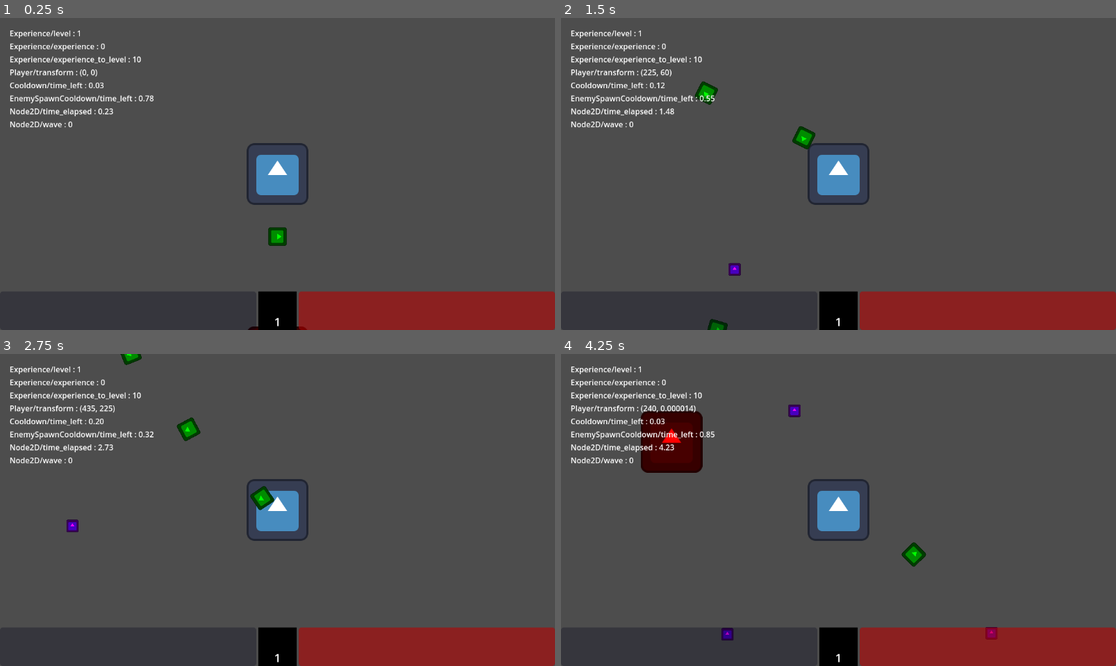
Above: before the commit, frames 1-4 (two rows, left to right).
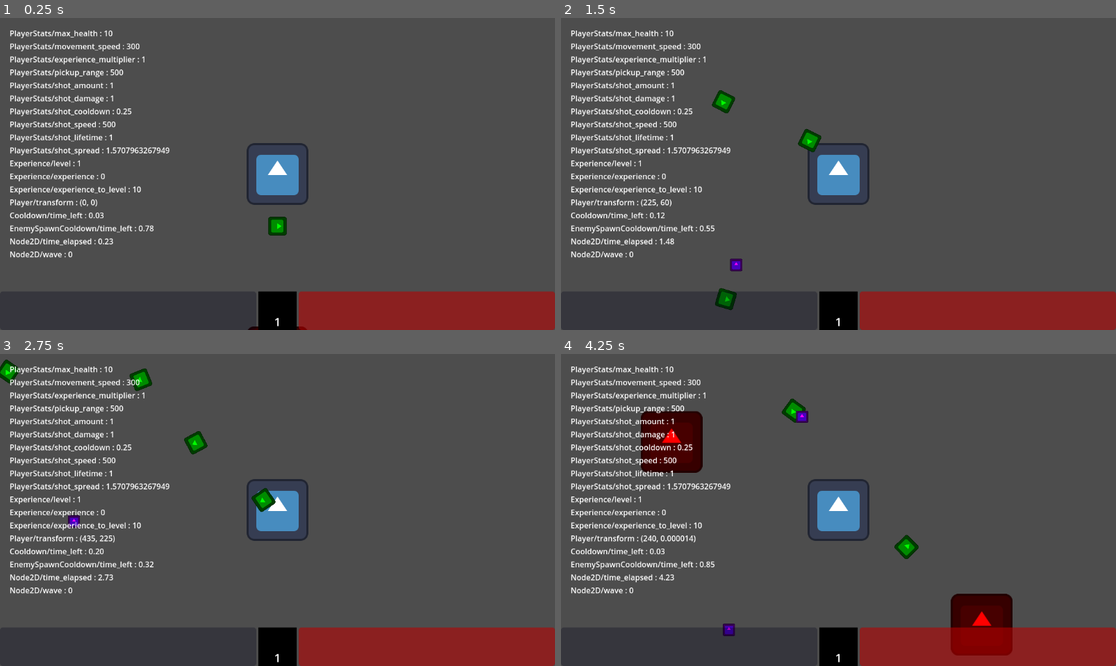
Above: after the commit, the same moments.

Repository: KatalystSoftware/FGJ24
Game: Godot game, scene res://main.tscn
The game is run twice, just before and just after one commit, with the same random seed, the same clock (stepped at 60 frames per second) and the same inputs. The engine's default icon, where the game draws it, is replaced by a stand-in: a white triangle on a blue panel in a dark square.
Inputs:
- Up to frame 1 (0.25 s): no input
- Up to frame 2 (1.5 s): hold D (move_right) 0.53-1.28 s; hold S (move_down) from 1.28 s (still down)
- Up to frame 3 (2.75 s): release S (move_down) at 2.03 s; hold D (move_right) from 2.03 s (still down)
- Up to frame 4 (4.25 s): release D (move_right) at 2.78 s; hold W (move_up) 2.78-3.53 s; hold A (move_left) from 3.53 s (still down)

The runs differ from the first frame. In frame 1, 4.1% of the frame differs, in the area x 1-52%, y 4-77%; in frame 2, 4.8%; in frame 3, 4.8%; in frame 4, 6.7%, in the area x 1-82%, y 4-97%.

Commit message:
add upgrade system on level

Diff:
--- a/player/nodes/experience.gd
+++ b/player/nodes/experience.gd
@@ -4,8 +4,9 @@
 signal level_up  ## Signal emitted when leveling up
 
 @export var level = 1
-@export var experience = 0
-@export var experience_to_level = 10
+@export var experience = 0.0
+@export var experience_to_level = 10.0
+@export var experience_scale_ratio = 1.1
 
 
 func _ready():
@@ -15,8 +16,9 @@
 
 
 func collect_experience():
-	experience += 1
+	experience += 1 * PlayerStats.experience_multiplier
 	if experience == experience_to_level:
 		level += 1
 		experience = 0
+		experience_to_level *= experience_scale_ratio
 		level_up.emit()
--- a/player/nodes/player.gd
+++ b/player/nodes/player.gd
@@ -2,8 +2,6 @@
 extends CharacterBody2D
 
 @export var ShotScene = preload("res://player/scenes/player_shot.tscn")
-@export var shot_speed = 600.0
-@export var movement_speed = 300.0
 
 
 func _ready():
@@ -16,7 +14,7 @@
 func _physics_process(_delta):
 	var movement_direction = Input.get_vector("move_left", "move_right", "move_up", "move_down")
 
-	velocity = movement_direction.normalized() * movement_speed
+	velocity = movement_direction.normalized() * PlayerStats.movement_speed
 
 	move_and_slide()
 
@@ -29,13 +27,20 @@
 	if not closest_enemy:
 		return
 
-	var direction = closest_enemy.global_position - position
-	var shot: Shot = ShotScene.instantiate()
-	get_tree().get_root().add_child(shot)
-	shot.shot_speed = shot_speed
-	shot.position = position
-	shot.rotation = direction.angle()
-	$Cooldown.start()
+	var spread = PlayerStats.shot_spread
+	var amount = PlayerStats.shot_amount
+	for n in range(amount):
+		var rotation_offset = spread * n / amount - spread / 2.0 + spread / (2.0 * amount)
+		var direction = position.direction_to(closest_enemy.global_position)
+		var shot: PlayerShot = ShotScene.instantiate()
+		shot.shot_damage = PlayerStats.shot_damage
+		shot.shot_speed = PlayerStats.shot_speed
+		get_tree().get_root().add_child(shot)
+		shot.position = position
+		shot.rotation = direction.angle() + rotation_offset
+		$Cooldown.wait_time = PlayerStats.shot_cooldown
+		shot.get_node("Lifetime").wait_time = PlayerStats.shot_lifetime
+		$Cooldown.start()
 
 
 func get_closest_enemy() -> CharacterBody2D:
@@ -55,3 +60,7 @@
 
 func _on_health_died():
 	queue_free()
+
+
+func _on_experience_level_up():
+	$LevelUpUI.show_options()
--- a/player/nodes/player_shot.gd
+++ b/player/nodes/player_shot.gd
@@ -5,6 +5,6 @@
 func _on_area_entered(area: Area2D):
 	if area is Hitbox:
 		var hitbox: Hitbox = area
-		hitbox.damage()
+		hitbox.damage(PlayerStats.shot_damage)
 
 	queue_free()
--- /dev/null
+++ b/player/nodes/player_stats.gd
@@ -0,0 +1,37 @@
+extends Node
+
+const BASE_MAX_HEALTH = 10
+const BASE_MOVEMENT_SPEED = 300
+const BASE_EXPERIENCE_MULTIPLIER = 1.0
+const BASE_PICKUP_RANGE = 500.0
+const BASE_SHOT_AMOUNT = 1
+const BASE_SHOT_DAMAGE = 1
+const BASE_SHOT_COOLDOWN = 0.25
+const BASE_SHOT_SPEED = 500
+const BASE_SHOT_LIFETIME = 1
+const BASE_SHOT_SPREAD = PI / 2.0
+
+var max_health = BASE_MAX_HEALTH
+var movement_speed = BASE_MOVEMENT_SPEED
+var experience_multiplier = BASE_EXPERIENCE_MULTIPLIER
+var pickup_range = BASE_PICKUP_RANGE
+
+var shot_amount = BASE_SHOT_AMOUNT
+var shot_damage = BASE_SHOT_DAMAGE
+var shot_cooldown = BASE_SHOT_COOLDOWN
+var shot_speed = BASE_SHOT_SPEED
+var shot_lifetime = BASE_SHOT_LIFETIME
+var shot_spread = BASE_SHOT_SPREAD
+
+
+func _init():
+	DebugUI.get_node("Stats").add_property(self, "max_health")
+	DebugUI.get_node("Stats").add_property(self, "movement_speed")
+	DebugUI.get_node("Stats").add_property(self, "experience_multiplier")
+	DebugUI.get_node("Stats").add_property(self, "pickup_range")
+	DebugUI.get_node("Stats").add_property(self, "shot_amount")
+	DebugUI.get_node("Stats").add_property(self, "shot_damage")
+	DebugUI.get_node("Stats").add_property(self, "shot_cooldown")
+	DebugUI.get_node("Stats").add_property(self, "shot_speed")
+	DebugUI.get_node("Stats").add_property(self, "shot_lifetime")
+	DebugUI.get_node("Stats").add_property(self, "shot_spread")
--- a/player/scenes/player.tscn
+++ b/player/scenes/player.tscn
@@ -1,13 +1,17 @@
-[gd_scene load_steps=7 format=3 uid="uid://djhanqyimpptk"]
+[gd_scene load_steps=9 format=3 uid="uid://djhanqyimpptk"]
 
 [ext_resource type="Script" path="res://player/nodes/player.gd" id="1_swtdm"]
 [ext_resource type="Texture2D" uid="uid://y6v62gdaff27" path="res://assets/icon.svg" id="2_8nyt6"]
 [ext_resource type="Script" path="res://player/nodes/player_hitbox.gd" id="3_8vyqf"]
 [ext_resource type="Script" path="res://shared/nodes/health.gd" id="4_o8ns1"]
 [ext_resource type="Script" path="res://player/nodes/experience.gd" id="5_wkw1t"]
+[ext_resource type="Script" path="res://ui/upgrade_options.gd" id="6_3od36"]
 
 [sub_resource type="RectangleShape2D" id="RectangleShape2D_fje8h"]
 size = Vector2(129, 128)
+
+[sub_resource type="LabelSettings" id="LabelSettings_6cpcb"]
+font_size = 32
 
 [node name="Player" type="CharacterBody2D"]
 collision_mask = 120
@@ -40,4 +44,34 @@
 [node name="Experience" type="Node" parent="."]
 script = ExtResource("5_wkw1t")
 
+[node name="LevelUpUI" type="CanvasLayer" parent="."]
+process_mode = 2
+visible = false
+script = ExtResource("6_3od36")
+
+[node name="VBoxContainer" type="VBoxContainer" parent="LevelUpUI"]
+anchors_preset = 8
+anchor_left = 0.5
+anchor_top = 0.5
+anchor_right = 0.5
+anchor_bottom = 0.5
+offset_left = -70.0
+offset_top = -24.5
+offset_right = 70.0
+offset_bottom = 24.5
+grow_horizontal = 2
+grow_vertical = 2
+theme_override_constants/separation = 32
+
+[node name="Label" type="Label" parent="LevelUpUI/VBoxContainer"]
+layout_mode = 2
+text = "Level Up!"
+label_settings = SubResource("LabelSettings_6cpcb")
+horizontal_alignment = 1
+
+[node name="HBoxContainer" type="HBoxContainer" parent="LevelUpUI/VBoxContainer"]
+layout_mode = 2
+theme_override_constants/separation = 48
+
 [connection signal="died" from="Health" to="." method="_on_health_died"]
+[connection signal="level_up" from="Experience" to="." method="_on_experience_level_up"]
--- a/project.godot
+++ b/project.godot
@@ -18,6 +18,7 @@
 [autoload]
 
 DebugUI="*res://ui/debug_ui.tscn"
+PlayerStats="*res://player/nodes/player_stats.gd"
 
 [input]
 
--- a/shared/nodes/health.gd
+++ b/shared/nodes/health.gd
@@ -7,7 +7,7 @@
 
 
 ## Called when Hitbox takes damage
-func take_damage():
-	count -= 1
+func take_damage(amount: int = 1):
+	count -= amount
 	if count <= 0:
 		died.emit()
--- a/shared/nodes/hitbox.gd
+++ b/shared/nodes/hitbox.gd
@@ -4,9 +4,9 @@
 @export var health: Health
 
 
-func damage() -> void:
+func damage(amount: int = 1) -> void:
 	if not health:
 		push_warning("Unconnected hitbox")
 		return
 
-	health.take_damage()
+	health.take_damage(amount)
--- a/shared/nodes/xp_drop.gd
+++ b/shared/nodes/xp_drop.gd
@@ -1,5 +1,9 @@
 class_name XPDrop
 extends Area2D
+
+
+func _physics_process(_delta):
+	$CollisionShape2D.shape.size = Vector2(PlayerStats.pickup_range, PlayerStats.pickup_range)
 
 
 func _on_area_entered(area: Area2D):
--- a/ui/debug_ui.tscn
+++ b/ui/debug_ui.tscn
@@ -3,6 +3,7 @@
 [ext_resource type="Script" path="res://ui/debug_overlay.gd" id="1_k48hs"]
 
 [node name="Debug UI" type="CanvasLayer"]
+process_mode = 3
 
 [node name="Stats" type="MarginContainer" parent="."]
 offset_right = 40.0
--- /dev/null
+++ b/ui/level_up_ui.tscn
@@ -0,0 +1,34 @@
+[gd_scene load_steps=3 format=3 uid="uid://dhjbcivb8eh0c"]
+
+[ext_resource type="Script" path="res://ui/upgrade_options.gd" id="1_xvem2"]
+
+[sub_resource type="LabelSettings" id="LabelSettings_5epha"]
+font_size = 32
+
+[node name="LevelUpUI" type="CanvasLayer"]
+
+[node name="VBoxContainer" type="VBoxContainer" parent="."]
+anchors_preset = 8
+anchor_left = 0.5
+anchor_top = 0.5
+anchor_right = 0.5
+anchor_bottom = 0.5
+offset_left = -160.5
+offset_top = -29.0
+offset_right = 160.5
+offset_bottom = 29.0
+grow_horizontal = 2
+grow_vertical = 2
+theme_override_constants/separation = 16
+alignment = 1
+
+[node name="Label" type="Label" parent="VBoxContainer"]
+layout_mode = 2
+text = "Level up!"
+label_settings = SubResource("LabelSettings_5epha")
+horizontal_alignment = 1
+
+[node name="HBoxContainer" type="HBoxContainer" parent="VBoxContainer"]
+layout_mode = 2
+theme_override_constants/separation = 48
+script = ExtResource("1_xvem2")
--- /dev/null
+++ b/ui/upgrade_options.gd
@@ -0,0 +1,64 @@
+extends CanvasLayer
+
+enum UpgradeOption {
+	INCREASE_HEALTH,
+	INCREASE_MOVEMENT_SPEED,
+	INCREASE_AMOUNT,
+	INCREASE_DAMAGE,
+	INCREASE_EXPERIENCE,
+	REDUCE_COOLDOWN,
+	INCREASE_SHOT_SPEED,
+	INCREASE_SHOT_LIFETIME,
+	REDUCE_SPREAD
+}
+
+
+func show_options():
+	randomize_options()
+	get_tree().paused = true
+	visible = true
+
+
+func hide_options():
+	var node = $VBoxContainer/HBoxContainer
+	for child in node.get_children():
+		node.remove_child(child)
+		child.queue_free()
+	get_tree().paused = false
+	visible = false
+
+
+func randomize_options():
+	var shuffled_options = UpgradeOption.keys()
+	shuffled_options.shuffle()
+	var options = shuffled_options.slice(0, 3)
+
+	for option in options:
+		var button = Button.new()
+		button.text = option
+		button.pressed.connect(func(): _button_pressed(UpgradeOption[option]))
+		$VBoxContainer/HBoxContainer.add_child(button)
+
+
+func _button_pressed(type: UpgradeOption):
+	match type:
+		UpgradeOption.INCREASE_HEALTH:
+			PlayerStats.max_health += PlayerStats.BASE_MAX_HEALTH * 0.1
+		UpgradeOption.INCREASE_MOVEMENT_SPEED:
+			PlayerStats.movement_speed += PlayerStats.BASE_MOVEMENT_SPEED * 0.1
+		UpgradeOption.INCREASE_EXPERIENCE:
+			PlayerStats.experience_multiplier += PlayerStats.BASE_EXPERIENCE_MULTIPLIER * 0.1
+		UpgradeOption.INCREASE_AMOUNT:
+			PlayerStats.shot_amount += 1
+		UpgradeOption.INCREASE_DAMAGE:
+			PlayerStats.shot_damage += 1
+		UpgradeOption.REDUCE_COOLDOWN:
+			PlayerStats.shot_cooldown -= PlayerStats.BASE_SHOT_COOLDOWN * 0.1
+		UpgradeOption.INCREASE_SHOT_SPEED:
+			PlayerStats.shot_speed += PlayerStats.BASE_SHOT_SPEED * 0.1
+		UpgradeOption.INCREASE_SHOT_LIFETIME:
+			PlayerStats.shot_lifetime += PlayerStats.BASE_SHOT_LIFETIME * 0.1
+		UpgradeOption.REDUCE_SPREAD:
+			PlayerStats.shot_spread -= PlayerStats.BASE_SHOT_SPREAD * 0.05
+
+	hide_options()
